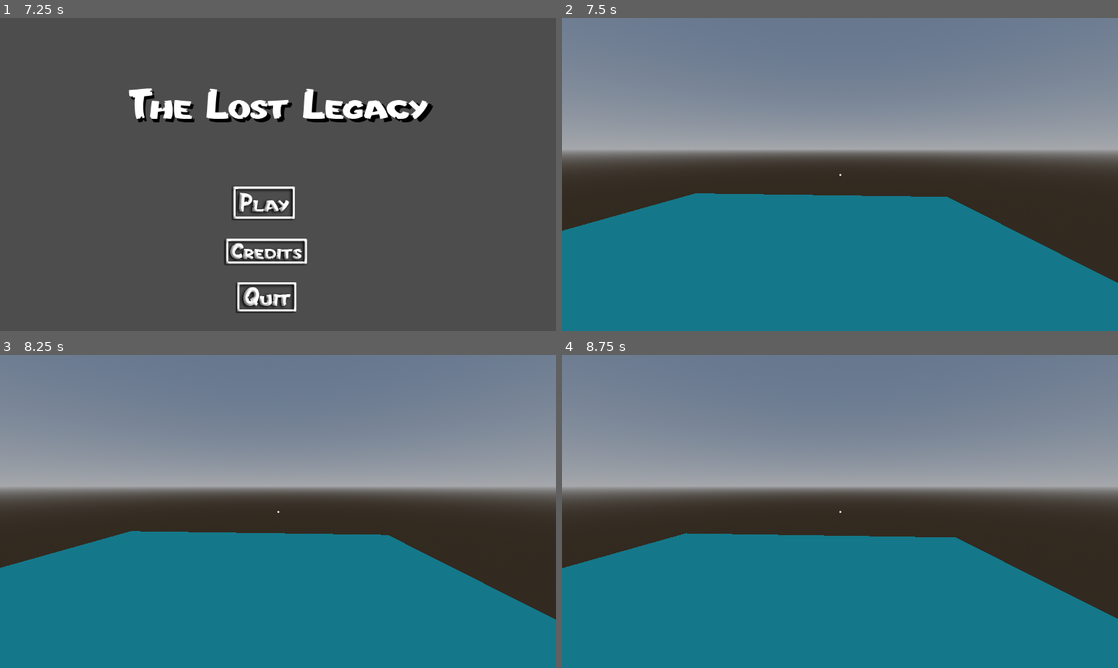
Above: before the commit, frames 1-4 (two rows, left to right).
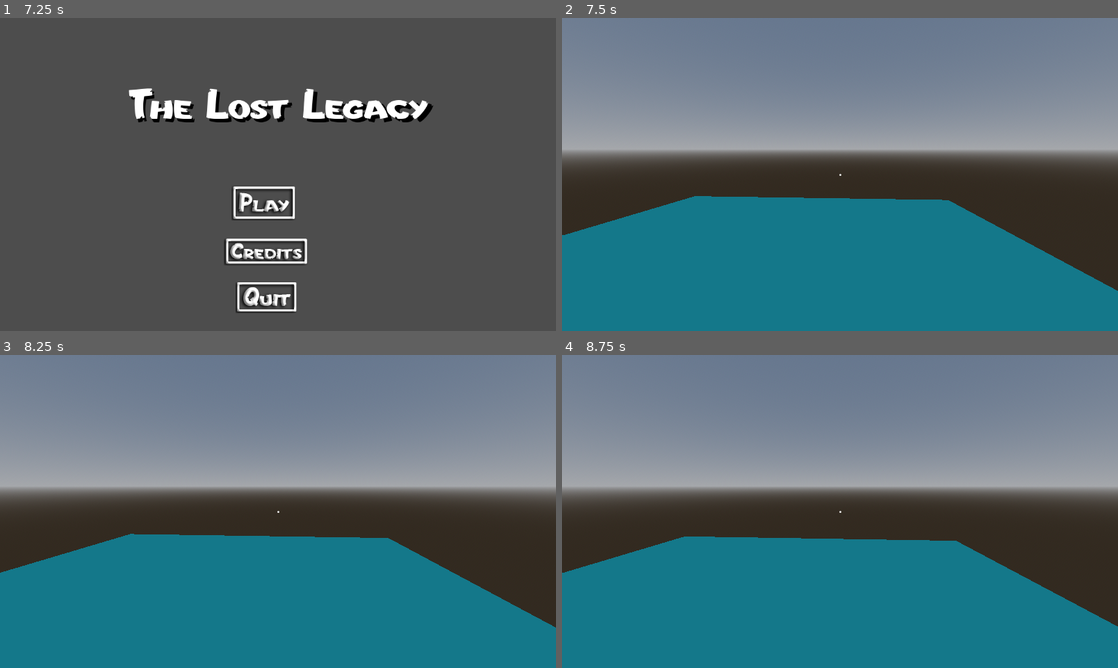
Above: after the commit, the same moments.

Repository: ShadyGitHubb/github-tutorial
Game: Godot game, scene res://scenes/logo-screen.tscn
The game is run twice, just before and just after one commit, with the same random seed, the same clock (stepped at 60 frames per second) and the same inputs.
Inputs (mouse positions are in pixels of both pictures, inside the frame that each line leads up to):
- Up to frame 1 (7.25 s): tap Enter at 0.5, 6.5 s; hold D (move_right) 0.53-1.28 s; hold S (move_backwards) 1.28-2.03 s; hold D (move_right) 2.03-2.78 s; hold W (move_forward) 2.78-3.53 s; tap Space at 3.5 s; hold A (move_left) 3.53-5.03 s; hold S (move_backwards) 5.03-5.78 s; hold D (move_right) 5.78-6.53 s; hold W (move_forward) from 6.53 s (still down)
- Up to frame 2 (7.5 s): release W (move_forward) at 7.25 s; click (823, 202) at 7.25 s
- Up to frame 3 (8.25 s): tap Space at 8 s; hold W (move_forward) from 8.03 s (still down)
- Up to frame 4 (8.75 s): keep holding W (move_forward)

Frame 1 is identical in both runs. In frame 2, 1.2% of the frame differs, in the area x 0-100%, y 56-88%; in frame 3, 1.2%; in frame 4, 1.3%, in the area x 0-100%, y 56-87%.

Commit message:
Started Interaction Mechanic

Diff:
--- a/thelostlegacy/the-lost-legacy/main.tscn
+++ b/thelostlegacy/the-lost-legacy/main.tscn
@@ -1,6 +1,7 @@
-[gd_scene load_steps=8 format=3 uid="uid://kua8w57oxiw8"]
+[gd_scene load_steps=9 format=3 uid="uid://kua8w57oxiw8"]
 
 [ext_resource type="PackedScene" uid="uid://baao1jc01csev" path="res://scenes/player.tscn" id="1_ig7tw"]
+[ext_resource type="Texture2D" uid="uid://brqepw04j22ex" path="res://assets/crosshair001.png" id="2_0xm2m"]
 
 [sub_resource type="BoxMesh" id="BoxMesh_7dm0k"]
 
@@ -39,3 +40,35 @@
 
 [node name="WorldEnvironment" type="WorldEnvironment" parent="."]
 environment = SubResource("Environment_0xm2m")
+
+[node name="CanvasLayer" type="CanvasLayer" parent="."]
+
+[node name="crosshair" type="Control" parent="CanvasLayer"]
+layout_mode = 3
+anchors_preset = 8
+anchor_left = 0.5
+anchor_top = 0.5
+anchor_right = 0.5
+anchor_bottom = 0.5
+offset_left = -20.0
+offset_top = -20.0
+offset_right = 20.0
+offset_bottom = 20.0
+grow_horizontal = 2
+grow_vertical = 2
+
+[node name="cross" type="TextureRect" parent="CanvasLayer/crosshair"]
+custom_minimum_size = Vector2(64, 64)
+layout_mode = 1
+anchors_preset = 8
+anchor_left = 0.5
+anchor_top = 0.5
+anchor_right = 0.5
+anchor_bottom = 0.5
+offset_left = -32.0
+offset_top = -32.0
+offset_right = 32.0
+offset_bottom = 32.0
+grow_horizontal = 2
+grow_vertical = 2
+texture = ExtResource("2_0xm2m")
--- a/thelostlegacy/the-lost-legacy/scenes/player.tscn
+++ b/thelostlegacy/the-lost-legacy/scenes/player.tscn
@@ -266,4 +266,7 @@
 }
 
 [node name="Camera3D" type="Camera3D" parent="."]
-transform = Transform3D(1, 0, 0, 0, 0.995224, -0.0976174, 0, 0.0976174, 0.995224, 0, 1.61946, -0.36687)
+transform = Transform3D(1, 0, 0, 0, 0.995224, -0.0976174, 0, 0.0976174, 0.995224, 0, 2.30717, -0.676249)
+
+[node name="InteractCast" type="RayCast3D" parent="."]
+transform = Transform3D(-0.999991, 0.0165854, 2.00308e-06, 4.10926e-13, 0.00184301, -1.00218, 0.00424108, 3.91062, 0.0004723, 0, 2.22434, 0)
--- a/thelostlegacy/the-lost-legacy/scripts/player.gd
+++ b/thelostlegacy/the-lost-legacy/scripts/player.gd
@@ -13,7 +13,7 @@
 func _ready():
 	Input.set_mouse_mode(Input.MOUSE_MODE_CAPTURED)
 
-func _process(delta):
+func _physics_process(delta):
 	var mouse_motion = Input.get_last_mouse_velocity()
 	yaw -= mouse_motion.x * sensitivity
 	pitch -= mouse_motion.y * sensitivity
